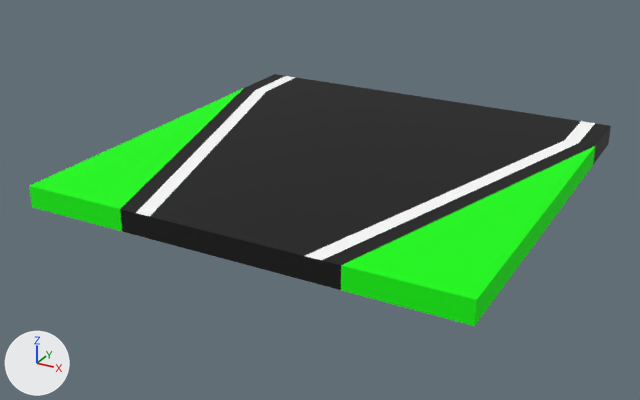
What one commit did to the FBX model Assets/_game/Assets/Models/bigtosmall_export.fbx.
Both versions are drawn from a 50 mm camera at (17.7, -34.6, 15.1) aimed at (-0.7, -1.2, -1.6). Lighting does not change. The marker at lower left points along +X, +Y and +Z.
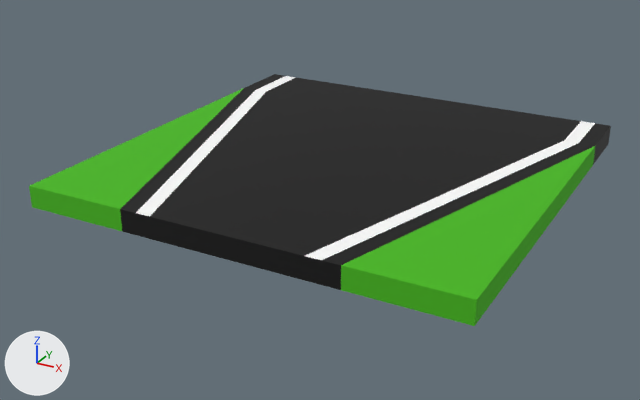
What differs and where, as boxes [x1, y1, x2, y2] in the pictures (640 x 400 px):
'Cube.005', recoloured
    both: [29, 87, 598, 326]

The change in detail:
Material 'Material.002' (mat_material_002) changes colour from green #0aff00 to green #47b818; in linear values from (0.00304, 1.0, 0.0) to (0.0626, 0.48, 0.00897).
